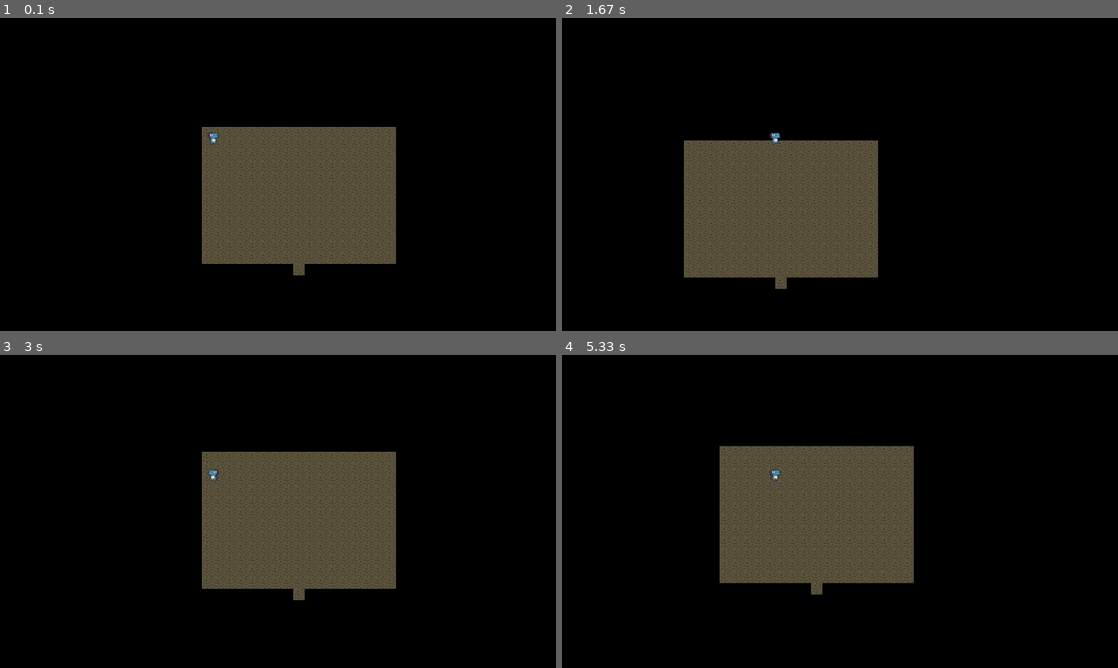
Above: before the commit, frames 1-4 (two rows, left to right).
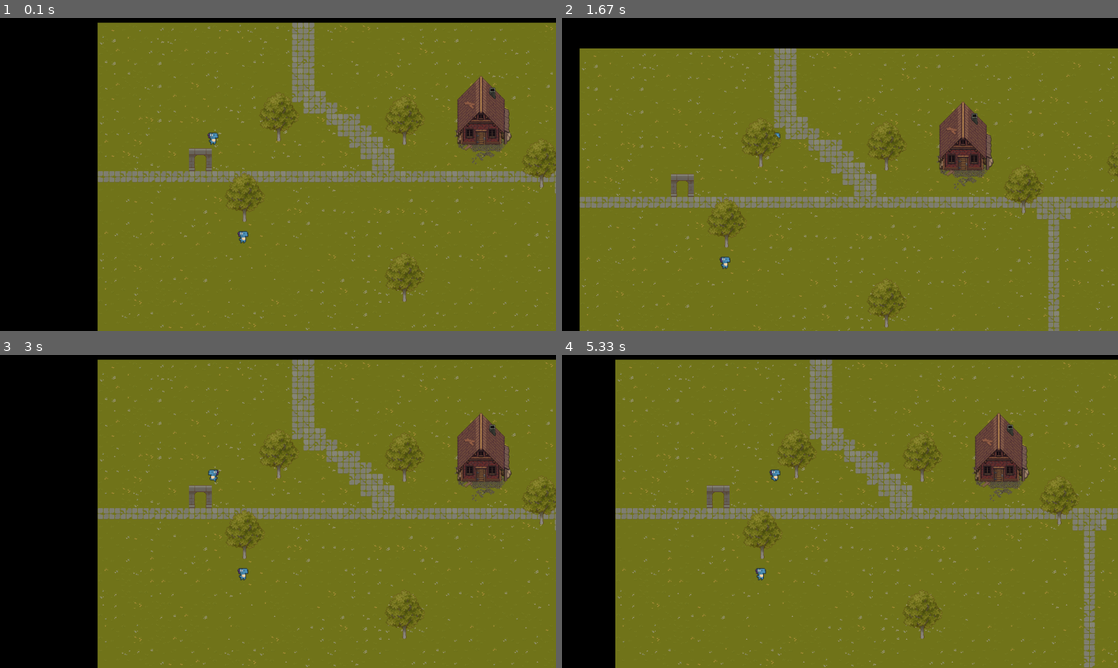
Above: after the commit, the same moments.

Repository: Daniel-343/Pygame_project
Game: pygame game, started from main.py
The game is run twice, just before and just after one commit, with the same random seed, the same clock (stepped at 60 frames per second) and the same inputs.
Inputs:
- Up to frame 1 (0.1 s): no input
- Up to frame 2 (1.67 s): hold Right 0.33-0.8 s; hold Up 0.83-1.13 s; hold Right 1.17-1.63 s
- Up to frame 3 (3 s): hold Left 1.67-2.2 s; hold Down 2.23-2.53 s; hold Left 2.57-2.97 s
- Up to frame 4 (5.33 s): hold Up 3-3.37 s; hold Right 3.4-4.03 s; hold Down 4.07-4.43 s; hold Left 4.47-4.93 s; hold Right from 4.97 s (still down)

The runs differ from the first frame. In frame 1, 81% of the frame differs, in the area x 17-100%, y 1-100%; in frame 2, 87%; in frame 3, 81%; in frame 4, 89%, in the area x 9-100%, y 1-100%.

Commit message:
add are entry point to teleport blocks

Diff:
--- a/game_data/scene_data/main_scene.json
+++ b/game_data/scene_data/main_scene.json
@@ -2,6 +2,8 @@
   "sceneData": {
     "name": "main_scene",
     "map_name": "main_map",
+    "player_initial_position_y": "380",
+    "player_initial_position_x": "1055",
     "objects": {
       "structures": [
         {
@@ -70,8 +72,10 @@
       "teleport_blocks": [
         {
           "destination": "workshop_scene",
+          "area_entry_point_y": 380,
+          "area_entry_point_x": 280,
+          "initial_position_y": 285,
           "initial_position_x": 1055,
-          "initial_position_y": 330,
           "width": 50,
           "height": 30
         }
--- a/game_data/scene_data/workshop_scene.json
+++ b/game_data/scene_data/workshop_scene.json
@@ -2,12 +2,23 @@
   "sceneData": {
     "name": "workshop_scene",
     "map_name": "workshop_map",
+    "player_initial_position_y": "380",
+    "player_initial_position_x": "280",
     "objects": {
       "structures": [
       ],
       "sprites": [
       ],
       "teleport_blocks": [
+        {
+          "destination": "main_scene",
+          "area_entry_point_y": 380,
+          "area_entry_point_x": 1055,
+          "initial_position_y": 445,
+          "initial_position_x": 288,
+          "width": 32,
+          "height": 32
+        }
       ]
     }
   }
--- a/main.py
+++ b/main.py
@@ -8,14 +8,23 @@
         self.SCREEN_WIDTH = 1920
         self.SCREEN_HEIGHT = 1080
         self.screen = pygame.display.set_mode((self.SCREEN_WIDTH, self.SCREEN_HEIGHT))
+        self.area_entry_point_y = 300
+        self.area_entry_point_x = 300
 
     def run(self):
-        current_scene = Scene("workshop_scene", self.SCREEN_WIDTH, self.SCREEN_HEIGHT, self.screen)
+        current_scene = Scene("main_scene", self.SCREEN_WIDTH, self.SCREEN_HEIGHT, self.screen,
+                              self.area_entry_point_y,
+                              self.area_entry_point_x)
         while current_scene:
-            current_scene = self.get_scene_by_name(current_scene.show_scene())
+            scene_data = current_scene.show_scene()
+            print(scene_data)
+            self.area_entry_point_y = scene_data["area_entry_point_y"]
+            self.area_entry_point_x = scene_data["area_entry_point_x"]
+            current_scene = self.get_scene_by_name(scene_data["destination"])
 
     def get_scene_by_name(self, name):
-        return Scene(name, self.SCREEN_WIDTH, self.SCREEN_HEIGHT, self.screen)
+        return Scene(name, self.SCREEN_WIDTH, self.SCREEN_HEIGHT, self.screen, self.area_entry_point_y,
+                     self.area_entry_point_x)
 
 
 if __name__ == "__main__":
--- a/map/Tile.py
+++ b/map/Tile.py
@@ -2,6 +2,7 @@
     def __init__(self, image, initial_position_x, initial_position_y, collision):
         self.image = image
         self.pos = image.get_rect().move(initial_position_x, initial_position_y)
+
         self.collision = collision
         self.collision_area_x = 0
         self.collision_area_y = 0
--- a/scenes/Scene.py
+++ b/scenes/Scene.py
@@ -33,7 +33,7 @@
 def get_collidables_below(collidables, player):
     collidables_below = []
     for collidable in collidables:
-        if collidable.pos.y + (collidable.collision_area_y - collidable.collision_area_height) >= player.pos.y + player.collision_area_y:
+        if collidable.pos.y + collidable.collision_area_y >= player.pos.y + player.collision_area_y:
             collidables_below.append(collidable)
     return collidables_below
 
@@ -41,7 +41,7 @@
 def get_collidables_above(collidables, player):
     collidables_above = []
     for collidable in collidables:
-        if collidable.pos.y + (collidable.collision_area_y - collidable.collision_area_height) < player.pos.y + player.collision_area_y:
+        if collidable.pos.y + collidable.collision_area_y < player.pos.y + player.collision_area_y:
             collidables_above.append(collidable)
     return collidables_above
 
@@ -84,7 +84,9 @@
 
 
 class Scene(object):
-    def __init__(self, scene_name, screen_width, screen_height, screen):
+    def __init__(self, scene_name, screen_width, screen_height, screen, area_entry_point_y, area_entry_point_x):
+        self.area_entry_point_y = area_entry_point_y
+        self.area_entry_point_x = area_entry_point_x
         self.scene_name = scene_name
         self.screen_width = screen_width
         self.screen_height = screen_height
@@ -109,8 +111,7 @@
         map_width = len(self.map_layout[0]) * 32
         map_height = len(self.map_layout) * 32
         zoom_scale = 1
-
-        player = Sprite("player", 40, 40)
+        player = Sprite("player", self.area_entry_point_y, self.area_entry_point_x)
 
         teleport_blocks = self.create_teleport_blocks()
 
@@ -143,7 +144,11 @@
 
             for teleport in teleport_blocks:
                 if teleport.check_if_collide(player):
-                    return teleport.destination
+                    return {
+                        "destination": teleport.destination,
+                        "area_entry_point_y": teleport.area_entry_point_y,
+                        "area_entry_point_x": teleport.area_entry_point_x
+                    }
 
             for event in pygame.event.get():
                 if event.type == pygame.QUIT:
@@ -175,5 +180,6 @@
         for teleport in self.scene_data["objects"]["teleport_blocks"]:
             teleport_blocks.append(
                 TeleportBlock(teleport["destination"], teleport["initial_position_x"], teleport["initial_position_y"],
-                              teleport["width"], teleport["height"]))
+                              teleport["width"], teleport["height"], teleport["area_entry_point_y"],
+                              teleport["area_entry_point_x"]))
         return teleport_blocks
--- a/scenes/TeleportBlock.py
+++ b/scenes/TeleportBlock.py
@@ -2,7 +2,10 @@
 
 
 class TeleportBlock:
-    def __init__(self, destination, initial_position_x, initial_position_y, width, height):
+    def __init__(self, destination, initial_position_x, initial_position_y, width, height, area_entry_point_y,
+                 area_entry_point_x):
+        self.area_entry_point_y = area_entry_point_y
+        self.area_entry_point_x = area_entry_point_x
         self.destination = destination
         self.teleport_surface = pygame.Surface((width, height))
         self.pos = self.teleport_surface.get_rect().move(initial_position_x, initial_position_y)
--- a/sprites/Sprite.py
+++ b/sprites/Sprite.py
@@ -6,7 +6,7 @@
 
 
 class Sprite(pygame.sprite.Sprite):
-    def __init__(self, name, initial_position_x, initial_position_y):
+    def __init__(self, name, initial_position_y, initial_position_x):
         super().__init__()
         self.data_source = RouteProvider.get_route_by_name(name, "sprite")
         self.sprite_data = self.get_sprite_data()
